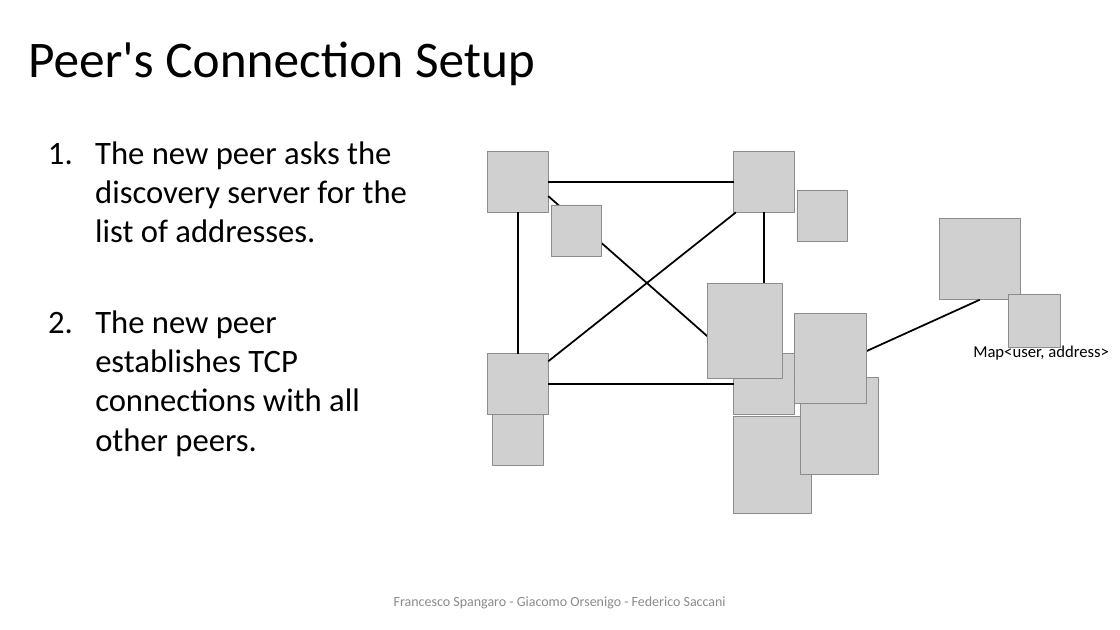
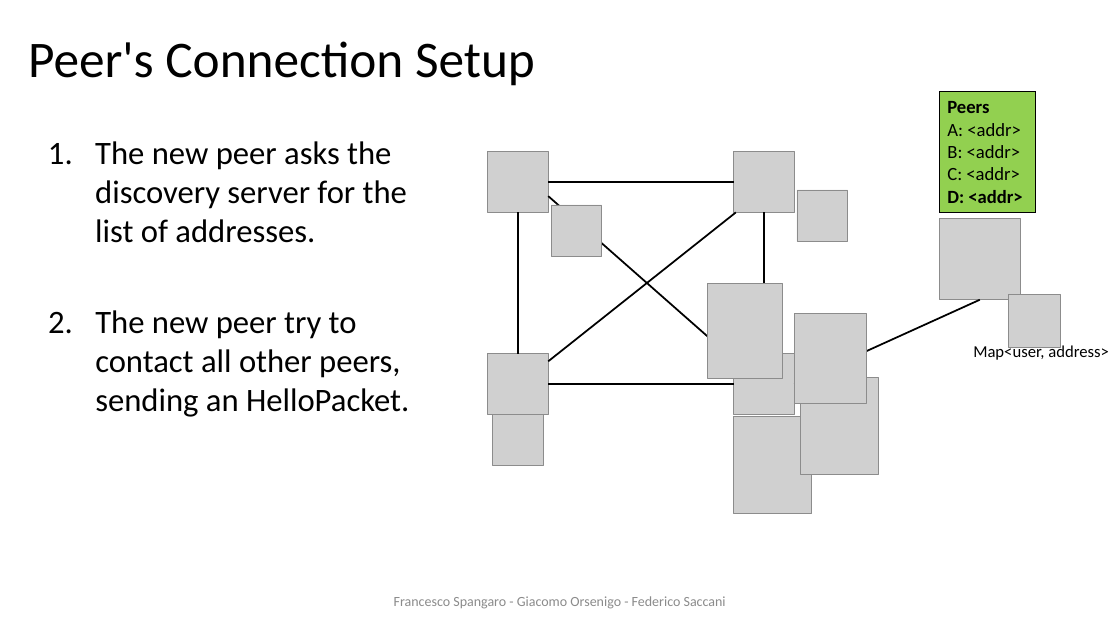
Before and after one commit to francescospangaro/HACOGroupChat, a slide deck: slide 4 of docs/presentazione ds.pptx. Drawn at 1120x630 pixels with LibreOffice and Linux fonts; fonts in the diff are those of the drawing; grey boxes stand for pictures; background and template pictures are left out. Boxes give left, top, right and bottom in pixels: in the first picture for what was removed or moved away, otherwise in the second. Text is boxed around its words. In the diff, an @@ line names an element or a change of style, - is before the commit and + after.

```diff
--- a/docs/presentazione ds.pptx
+++ b/docs/presentazione ds.pptx
@@ rectangle added at [939, 113, 1036, 213], fill #92D050, outline #000000 0.75 pt, 16 pt, text #000000 @@
+Peers
+A: <addr>
+B: <addr>
+C: <addr>
@@ rectangle added at [939, 91, 1036, 213], fill #92D050, outline #000000 0.75 pt, 16 pt, text #000000 @@
+Peers
+A: <addr>
+B: <addr>
+C: <addr>
+D: <addr>
@@ text at [95, 310, 409, 417]: text changed @@
-2. The new peer establishes TCP connections with all other peers.
+2. The new peer try to contact all other peers, sending an HelloPacket.
```
Also in this commit, not shown: 2 other slides changed, 4 slides added, 1 slide removed.
